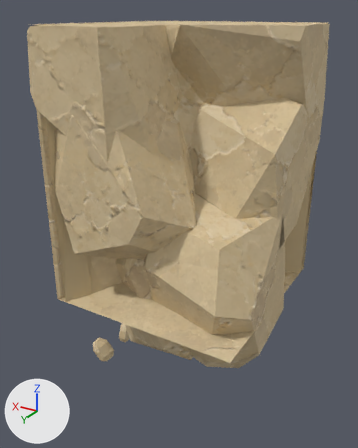
The glTF model assets/custom/models/ground_modules/ground_bottom_square_corner_03.glb: old version first, new version second.
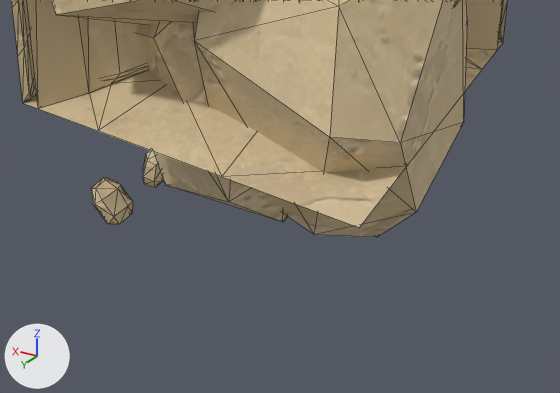
Each version appears first whole from a camera (50 mm lens) standing at (-0.7, 2.6, 1.05) and looking at (0.55, 0.5, 0.01), and next in a close-up on the part from 13% to 93% of the width and 55% to 100% of the height. Lighting does not change. The marker at lower left points along +X, +Y and +Z. The last two pictures show the newer version. The close-ups show mesh edges as thin lines. Vertices at exactly the same position are counted once.

In view in the first close-up: 'GroundBottomSquareCorner03_Body'.
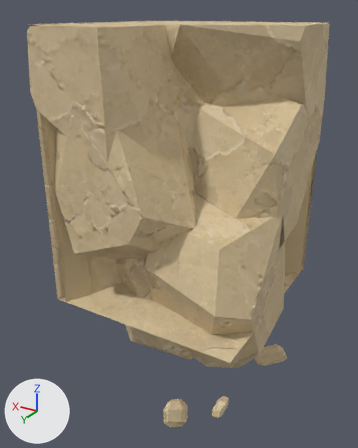
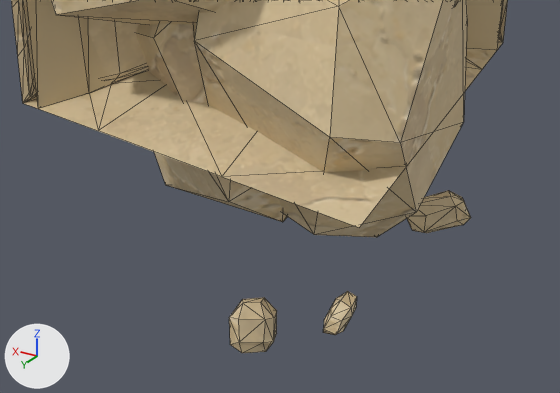
Pixel boxes (x1, y1, x2, y2) of what changed, in the close-ups (560 x 393 px; the box of a moved part takes in the faces that stretch with it):
'GroundBottomSquareCorner03_Body', reshaped
    before: (11, 0, 508, 237)
    after: (11, 0, 508, 353)
part 1 of me_groundbottomsquarecorner03_bodyshouldermesh, moved or reshaped (not visible before)
    after: (407, 190, 471, 233)
part 2 of me_groundbottomsquarecorner03_bodyshouldermesh, moved or reshaped
    before: (143, 150, 164, 188)
    after: (323, 291, 357, 335)
part 3 of me_groundbottomsquarecorner03_bodyshouldermesh, moved or reshaped
    before: (91, 177, 133, 224)
    after: (229, 298, 277, 353)

Edits to the bpy script that builds the scene:
```text
Change me_groundbottomsquarecorner03_bodyshouldermesh:
    used by ob_groundbottomsquarecorner03_body; location = (0.0, 0.0, 0.0)
    remove me_groundbottomsquarecorner03_bodyshouldermesh.from_pydata(...)  # 851 vertices, 1506 faces; spans x 0.0..1.04, y -0.04..1.0, z -0.95..1.0
    add me_groundbottomsquarecorner03_bodyshouldermesh.from_pydata(...)  # 851 vertices, 1506 faces; spans x 0.0..1.04, y -0.04..1.0, z -0.98..1.0
    me_groundbottomsquarecorner03_bodyshouldermesh part 1: the loose piece of 24 vertices spanning x 0.49..0.73, y -0.04..0.06, z -0.94..-0.74 is multiplied about its middle by the matrix ((0.519, -0.616, -0.281), (0.65, 0.552, -0.008), (0.187, -0.209, 0.806)), then moved by (-0.5, 0.14, -0.07)
    me_groundbottomsquarecorner03_bodyshouldermesh part 2: the loose piece of 24 vertices spanning x 0.94..1.03, y 0.41..0.5, z -0.95..-0.79 is scaled about its middle by (0.8, 1.24, 0.58), then moved by (-0.88, 0.4, 0.11)
    me_groundbottomsquarecorner03_bodyshouldermesh part 3: the loose piece of 24 vertices spanning x 0.93..1.04, y 0.63..0.75, z -0.94..-0.78 is multiplied about its middle by the matrix ((0.785, 0.568, -0.405), (-0.629, 0.84, -0.043), (0.301, 0.274, 0.968)), then moved by (-0.66, 0.23, 0.01)
```
